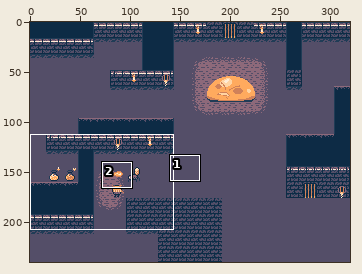
One commit to this pixel-art file: Graphics/Level-tryout/tryout-level-1.aseprite. Above, an overview of the earlier version with the close-up marked.
Close-up. The starting point:
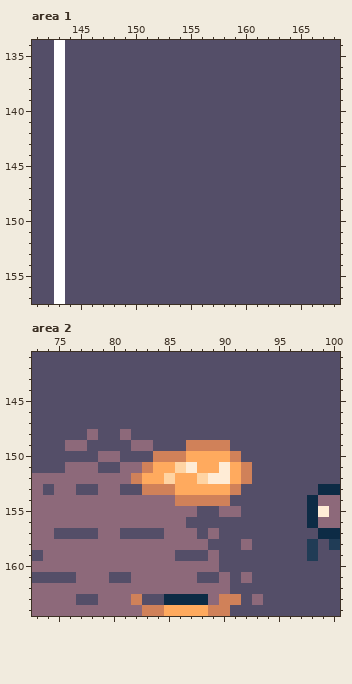
320x240 pixels, 1 frame. Shown: area 1: x 141..168, y 134..157; area 2: x 73..100, y 141..164.
After:
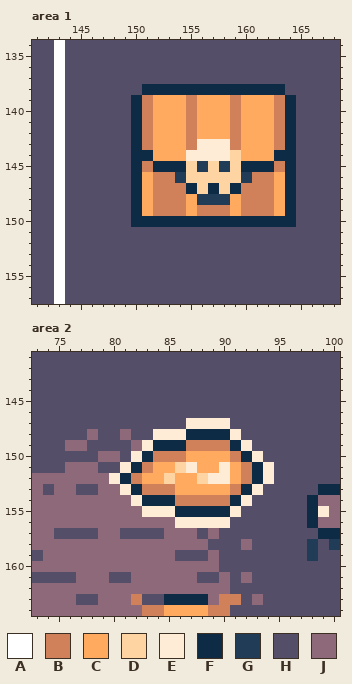
Palette (. is transparent): A #ffffff  B #d08159  C #ffaa5e  D #ffd4a3  E #ffecd6  F #0d2b45  G #203c56  H #544e68  J #8d697a
Edits made:
Area 1, layer "Objects":
The author changed colour H to colour B in rows 139 to 143 at x 151, 155, 159 and 163; in row 145 at x 151 and 163; in row 146 at x 152 to 153 and 161 to 162; in rows 147 to 148 at x 152 to 154 and 160 to 162; in row 149 at x 152 to 154, 156 to 158 and 160 to 162.
The author changed colour H to colour C in rows 139 to 142 at x 152 to 154, 156 to 158 and 160 to 162; in rows 143 to 144 at x 152 to 154 and 160 to 162; in rows 146 to 147 at x 151 and 163; in rows 148 to 149 at x 151, 155, 159 and 163.
The author changed colour H to colour D in row 144 at x 159; in row 145 at x 155, 157 and 159; in row 146 at x 155 to 159; in row 147 at x 156 and 158.
The author changed colour H to colour E in row 143 at x 156 to 158; in row 144 at x 155 to 158.
The author changed colour H to colour F in row 138 at x 151 to 163; in rows 139 to 143 at x 150 and 164; in row 144 at x 150 to 151 and 163 to 164; in row 145 at x 150, 152 to 154, 160 to 162 and 164; in row 146 at x 150 and 164; in row 147 at x 150, 155, 157, 159 and 164.
The author changed colour H to colour F in rows 148 to 149 at x 150 and 164; in row 150 at x 150 to 164.
The author changed colour H to colour G in row 145 at x 156 and 158; in row 146 at x 154 and 160; in row 148 at x 156 to 158.
Area 2, layer "Objects":
The author changed colour H to colour E in row 147 at x 87 to 90; in row 148 at x 84 to 86 and 91; in row 149 at x 92; in row 150 at x 82 and 93; in rows 151 to 152 at x 94; in row 153 at x 81 and 93.
The author changed colour H to colour E in row 154 at x 92; in row 156 at x 87 to 90.
The author changed colour J to colour E in row 149 at x 83; in row 151 at x 81; in row 152 at x 80; in row 154 at x 82; in row 155 at x 83 to 85 and 91; in row 156 at x 86.
The author changed colour H to colour F in row 148 at x 87 to 90; in row 149 at x 84 to 86 and 91; in row 150 at x 83 and 92; in rows 151 to 152 at x 93; in row 153 at x 82 and 92; in row 154 at x 91.
The author changed colour H to colour F in row 155 at x 88 to 89.
The author changed colour J to colour F in row 151 at x 82; in row 152 at x 81; in row 154 at x 83 to 85; in row 155 at x 86 to 87 and 90.
Boxes around the changes in both close-ups, in picture pixels (x1, y1, x2, y2):
changed: (131, 84, 296, 227)
changed: (109, 418, 274, 528)
